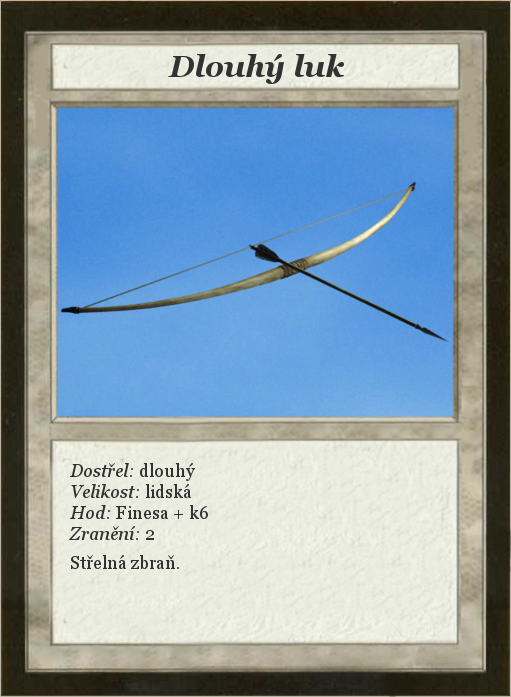
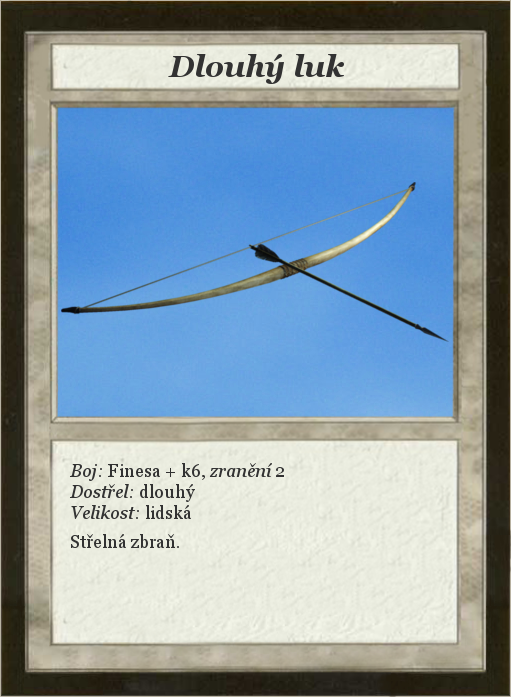
Layered file, before and after one edit (511 × 697). Changes by layer:
renamed "Dostřel: dlouhý ..." to "Boj: Finesa + k6, zranění 2 ...", painted on it over [69, 463, 284, 569]
